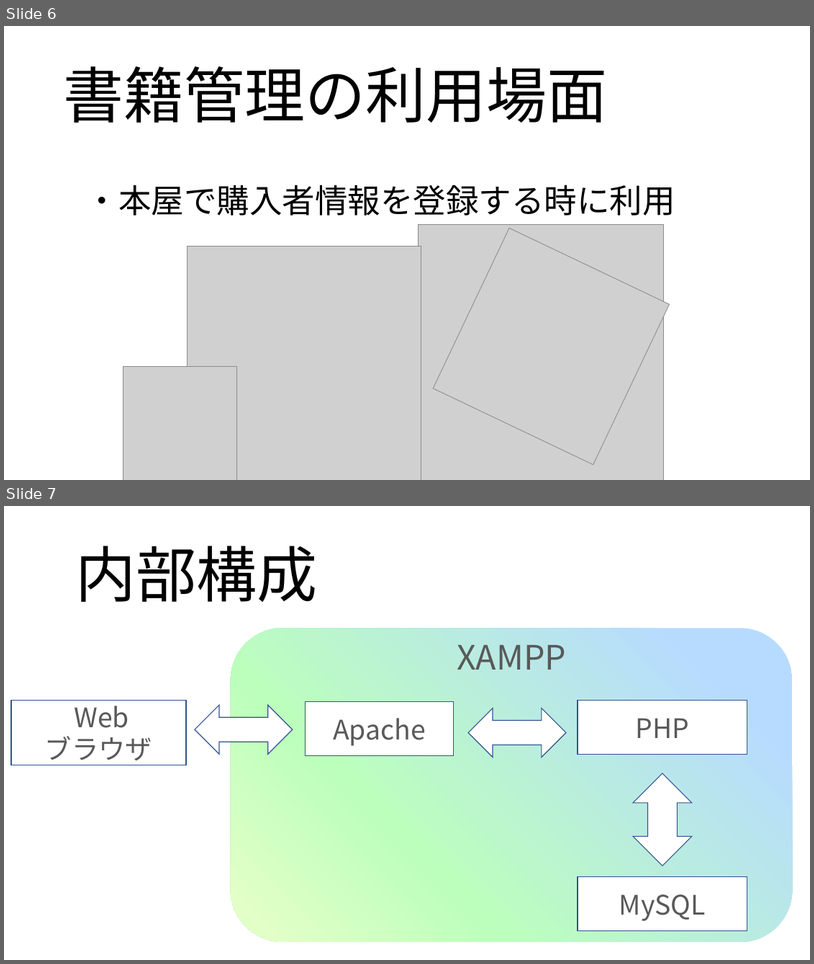
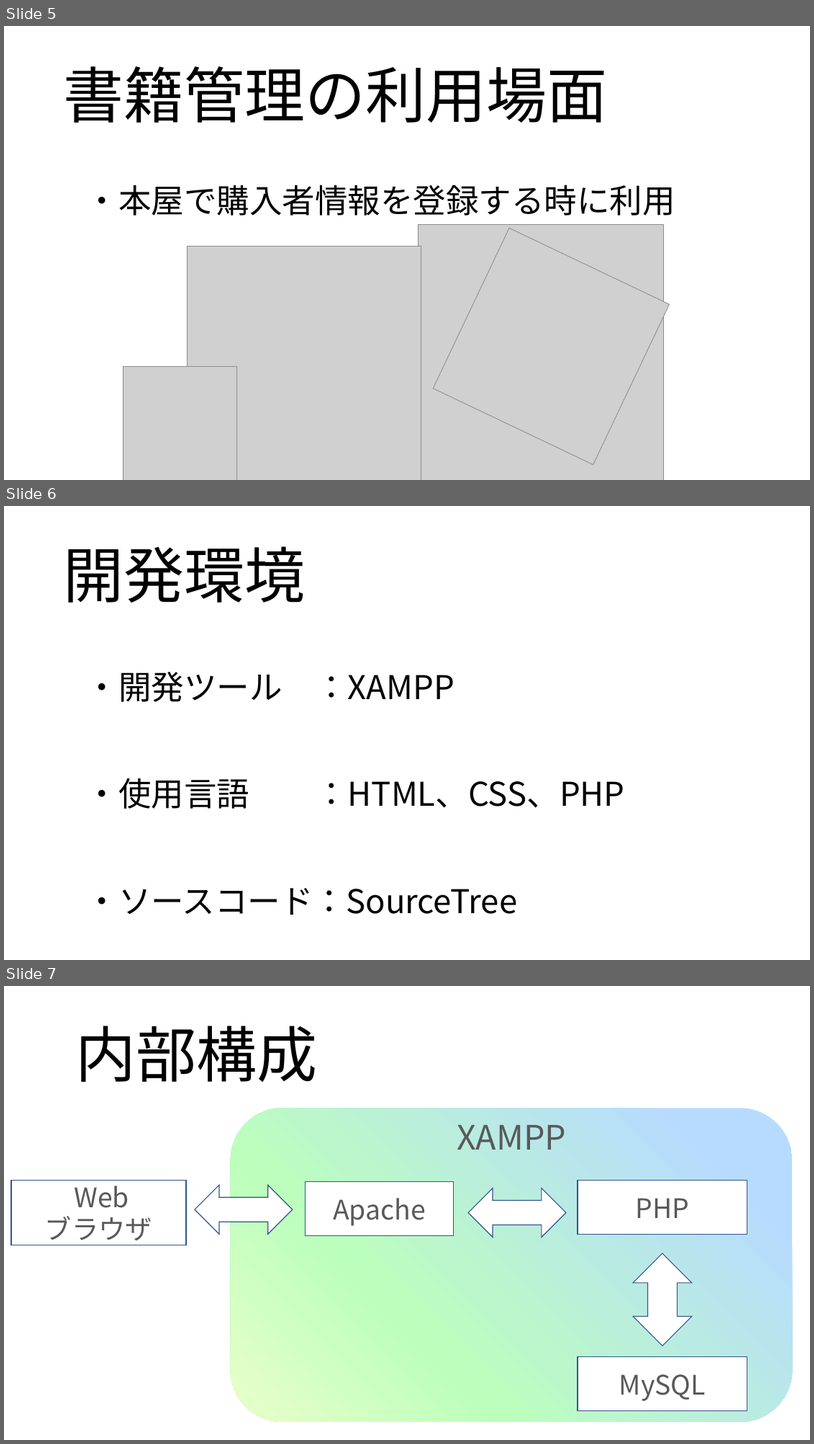
Before and after one commit to ivy239007/PG-, a slide deck: プレゼン/プレゼン資料(板井編集中).pptx. Shown one above the other, each under a label of ours: slides 6 and 7 before the commit, slides 5, 6 and 7 after it. The pictures are 814x964 and 814x1444 pixels, drawn with LibreOffice and Linux fonts; fonts in the diff are those of the drawing; grey boxes stand for pictures; background and template pictures are left out. Boxes give left, top, right and bottom in pixels: in the first picture for what was removed or moved away, otherwise in the second. Text is boxed around its words. In the diff, an @@ line names an element or a change of style, - is before the commit and + after.

```diff
--- a/プレゼン/プレゼン資料(板井編集中).pptx
+++ b/プレゼン/プレゼン資料(板井編集中).pptx
@@ slide 6 added at [4,506,810,960], background picture (left out) @@
@@ title added at [64,546,306,602], 72 pt, text #000000 @@
+開発環境
@@ text added at [86,672,625,914], 39 pt, text #000000 @@
+・開発ツール ：XAMPP
+・使用言語 ：HTML、CSS、PHP
+・ソースコード：SourceTree
@@ what was slide 6 is now slide 5 @@
```
Also in this commit, not shown: 1 slide changed, 1 other slide added.
